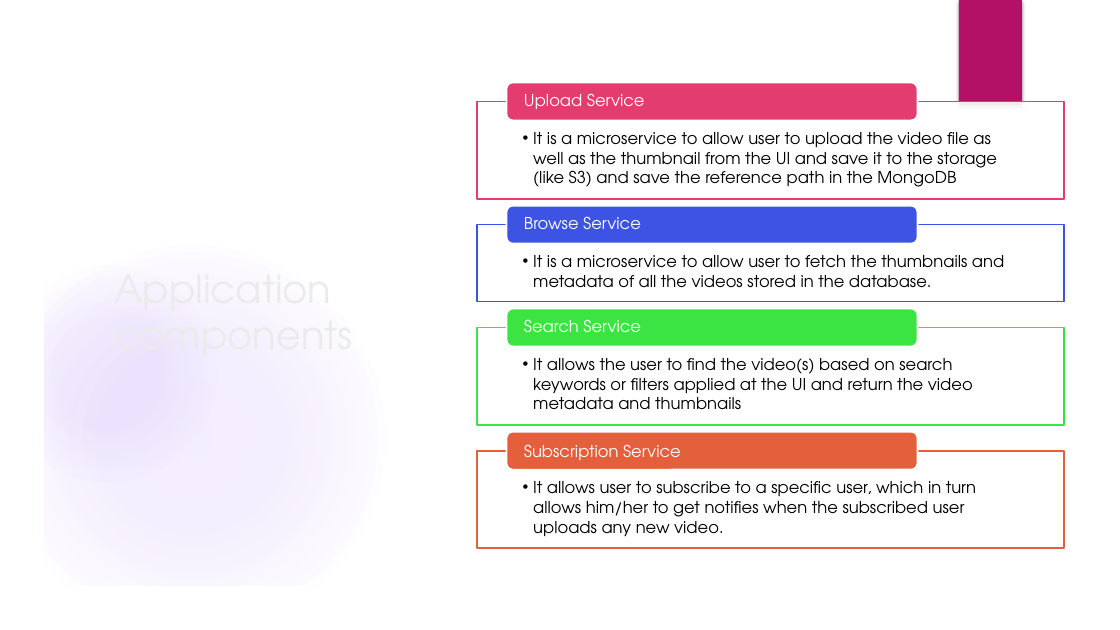
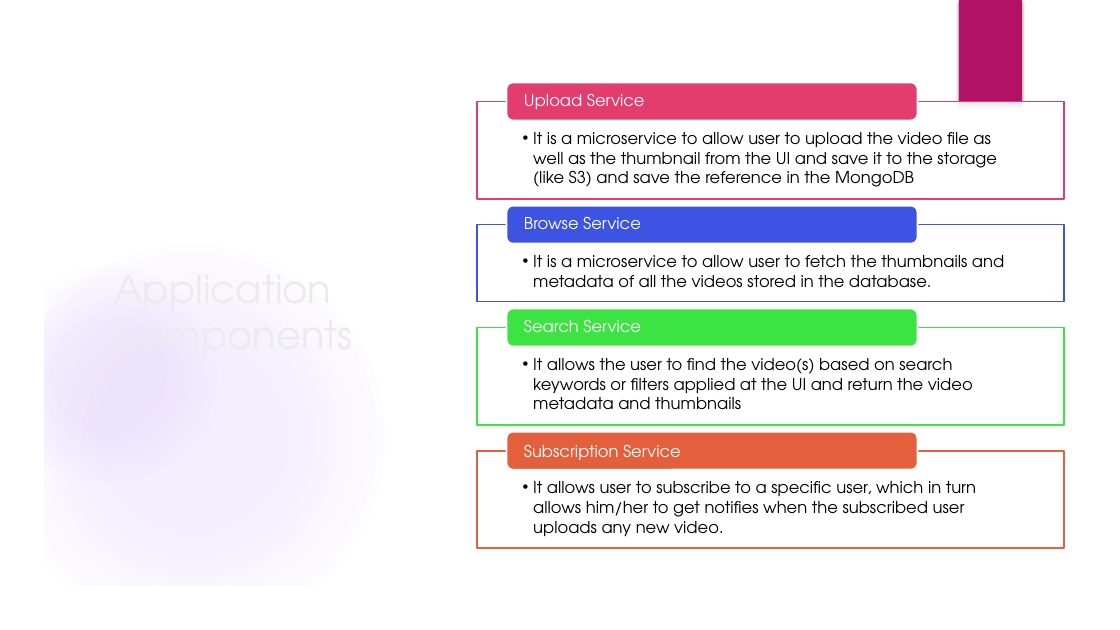
Before and after one commit to iamtarun99/Video-share-platform, a slide deck: slide 5 of Video Share Platform.pptx (slide 7 before the commit). Drawn at 1120x630 pixels with LibreOffice and Linux fonts; fonts in the diff are those of the drawing; background and template pictures are left out. Boxes give left, top, right and bottom in pixels: in the first picture for what was removed or moved away, otherwise in the second. Text is boxed around its words. In the diff, an @@ line names an element or a change of style, - is before the commit and + after.

```diff
--- a/Video Share Platform.pptx
+++ b/Video Share Platform.pptx
@@ text at (533, 132, 997, 187): text changed @@
-  • It is a microservice to allow user to upload the video file as well as the thumbnail from the UI and save it to the storage (like S3) and save the reference path in the MongoDB
+  • It is a microservice to allow user to upload the video file as well as the thumbnail from the UI and save it to the storage (like S3) and save the reference in the MongoDB
```
Also in this commit, not shown: 7 other slides changed, 4 slides added, 1 slide removed.
